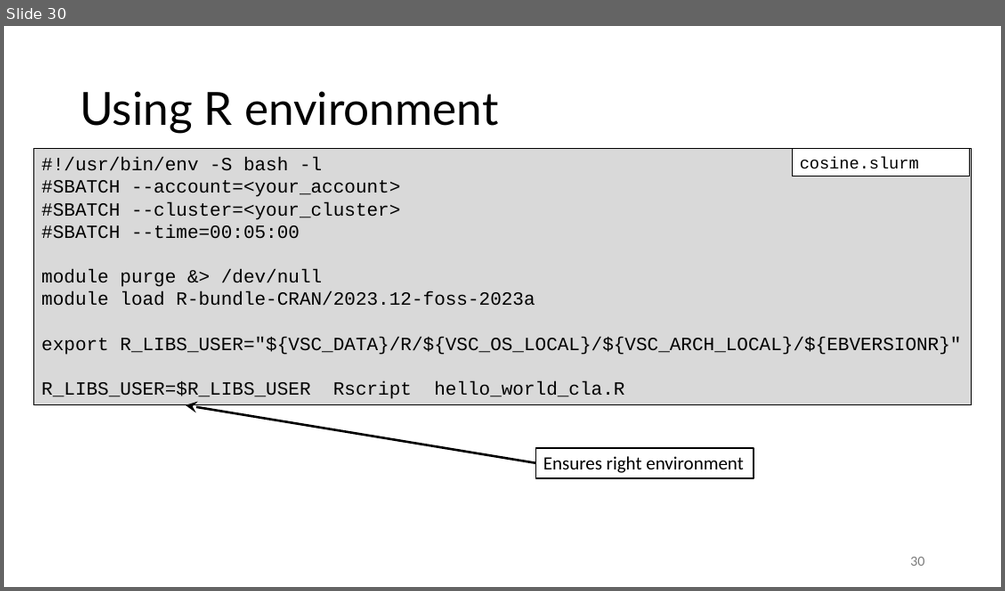
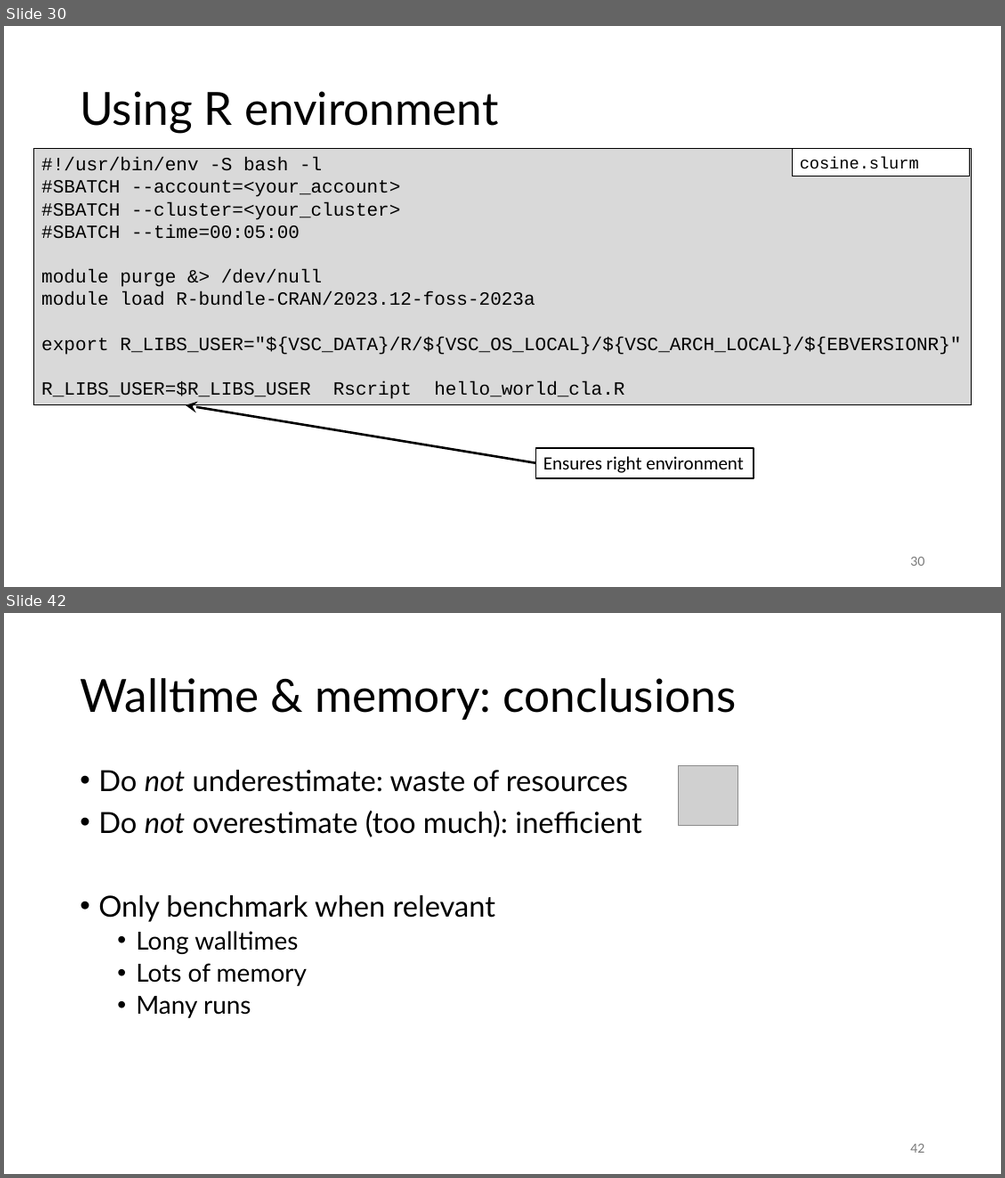
Before and after one commit to gjbex/Best-practices-for-data-science-on-HPC, a slide deck: best_practices_for_data_science_on_hpc.pptx. Shown one above the other, each under a label of ours: slide 30 before the commit, slides 30 and 42 after it; the slides between them are not shown. The pictures are 1005x591 and 1005x1178 pixels, drawn with LibreOffice and Linux fonts; fonts in the diff are those of the drawing; grey boxes stand for pictures. Boxes give left, top, right and bottom in pixels: in the first picture for what was removed or moved away, otherwise in the second. Text is boxed around its words. In the diff, an @@ line names an element or a change of style, - is before the commit and + after.

Commit message:
Add slides on walltime and memory benchmarking

```diff
--- a/best_practices_for_data_science_on_hpc.pptx
+++ b/best_practices_for_data_science_on_hpc.pptx
@@ slide 42 added at (4,613,1001,1174), background #FFFFFF @@
@@ title added at (80,678,736,720), 44 pt, text #000000 @@
+Walltime & memory: conclusions
@@ text added at (98,770,641,1018), 28 pt, text #000000 @@
+• Do not underestimate: waste of resources
+• Do not overestimate (too much): inefficient
+• Only benchmark when relevant
+  • Long walltimes
+  • Lots of memory
+  • Many runs
@@ picture added at (679,766,737,826) @@
@@ page number added at (910,1143,924,1152), 12 pt, text #797979 @@
+42
```
Also in this commit, not shown: 11 other slides added.
